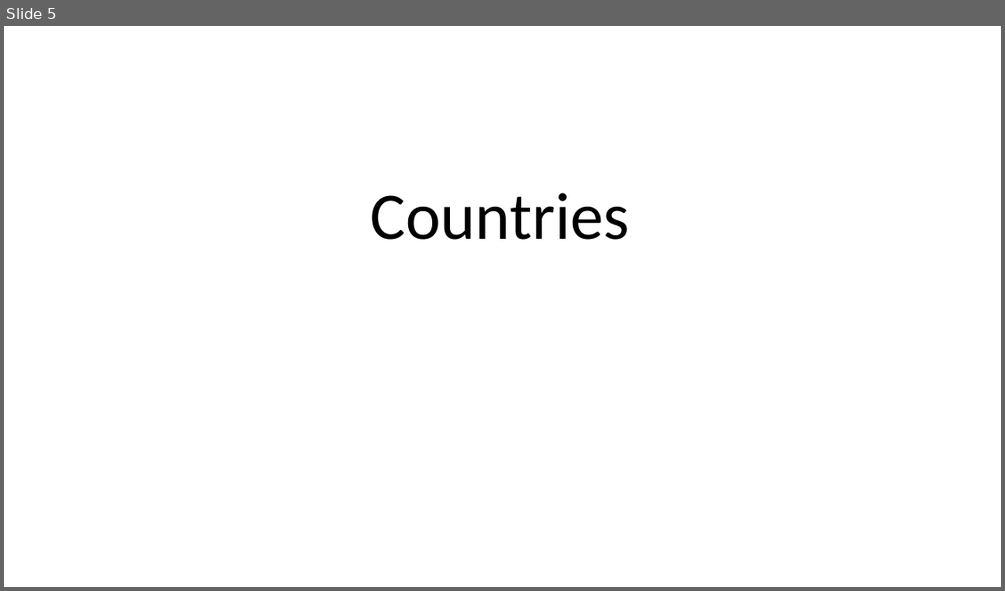
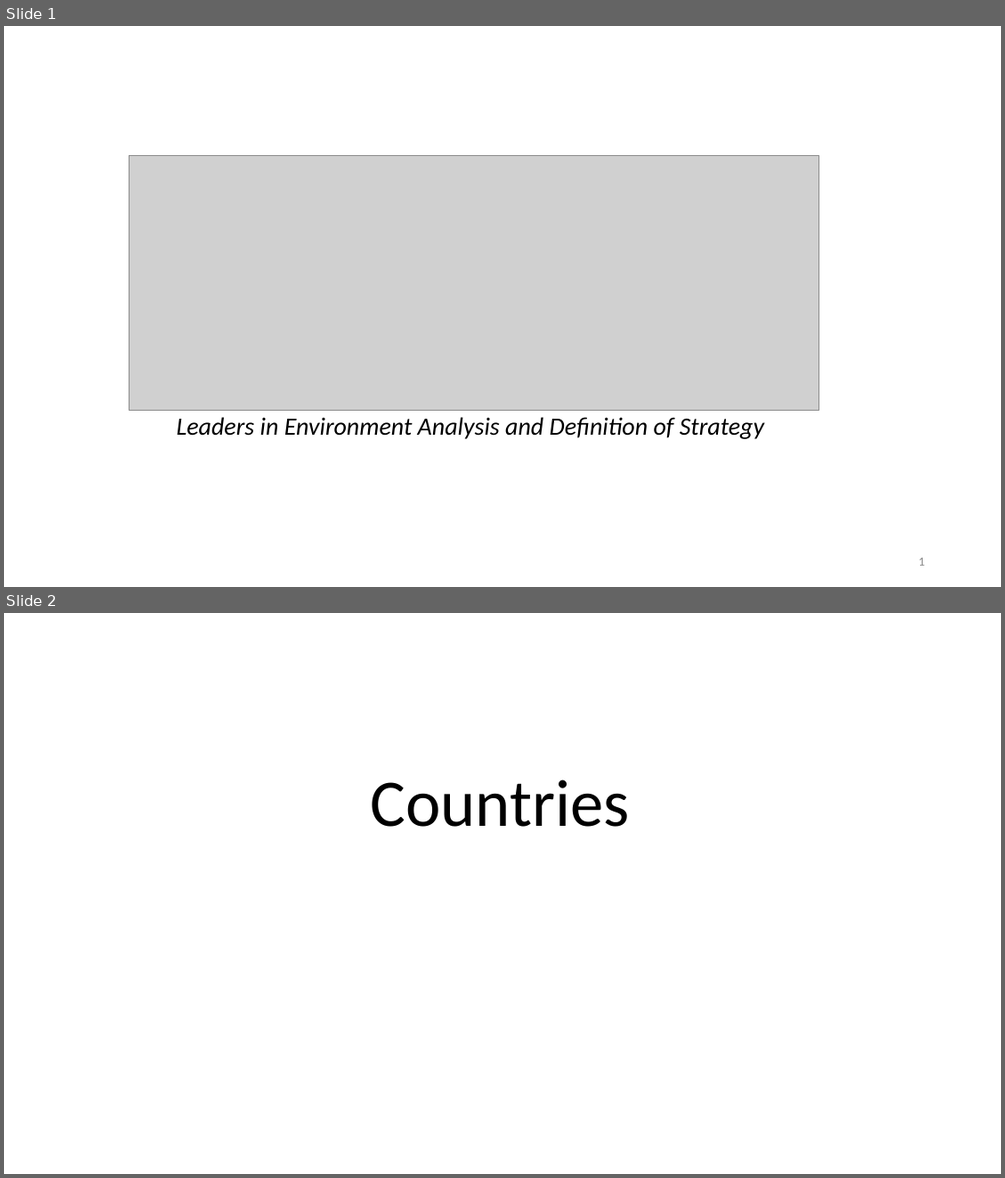
Before and after one commit to VincentHenric/GMS_group5, a slide deck: Class Presentations/3rd-presentation/PPT 13 05.pptx. Shown one above the other, each under a label of ours: slide 5 before the commit, slides 1 and 2 after it. The pictures are 1005x591 and 1005x1178 pixels, drawn with LibreOffice and Linux fonts; fonts in the diff are those of the drawing; grey boxes stand for pictures. Boxes give left, top, right and bottom in pixels: in the first picture for what was removed or moved away, otherwise in the second. Text is boxed around its words. In the diff, an @@ line names an element or a change of style, - is before the commit and + after.

```diff
--- a/Class Presentations/3rd-presentation/PPT 13 05.pptx
+++ b/Class Presentations/3rd-presentation/PPT 13 05.pptx
@@ slide 1 added at [4, 26, 1001, 587], background #FFFFFF @@
@@ picture added at [129, 156, 819, 410] @@
@@ subtitle added at [177, 417, 764, 439], 24 pt, text #000000, italic @@
+Leaders in Environment Analysis and Definition of Strategy
@@ page number added at [918, 557, 924, 565], 12 pt, text #8C8C8C @@
+1
@@ what was slide 5 is now slide 2 @@
```
Also in this commit, not shown: 5 slides changed.
